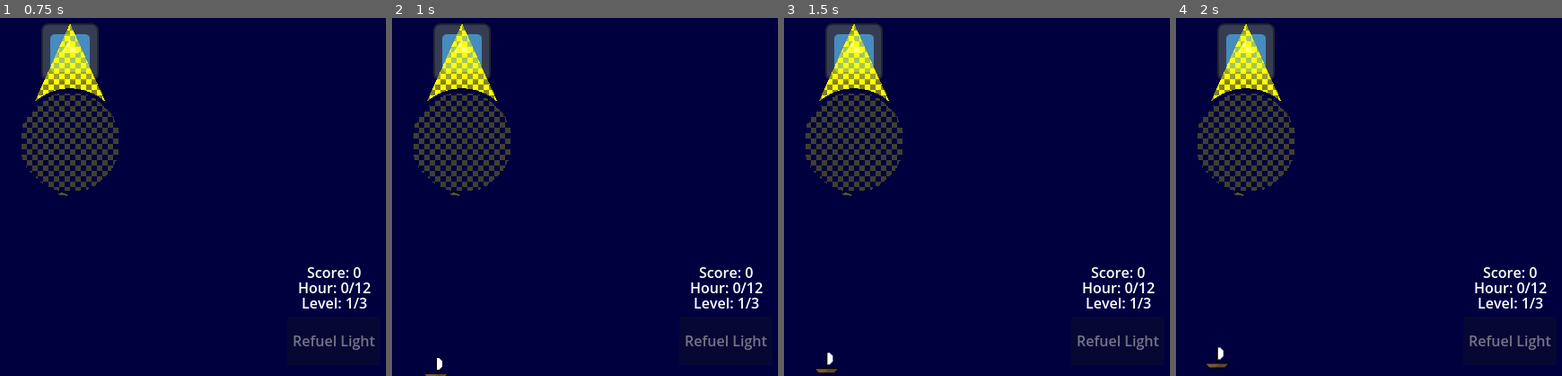
Above: before the commit, frames 1-4 (left to right).
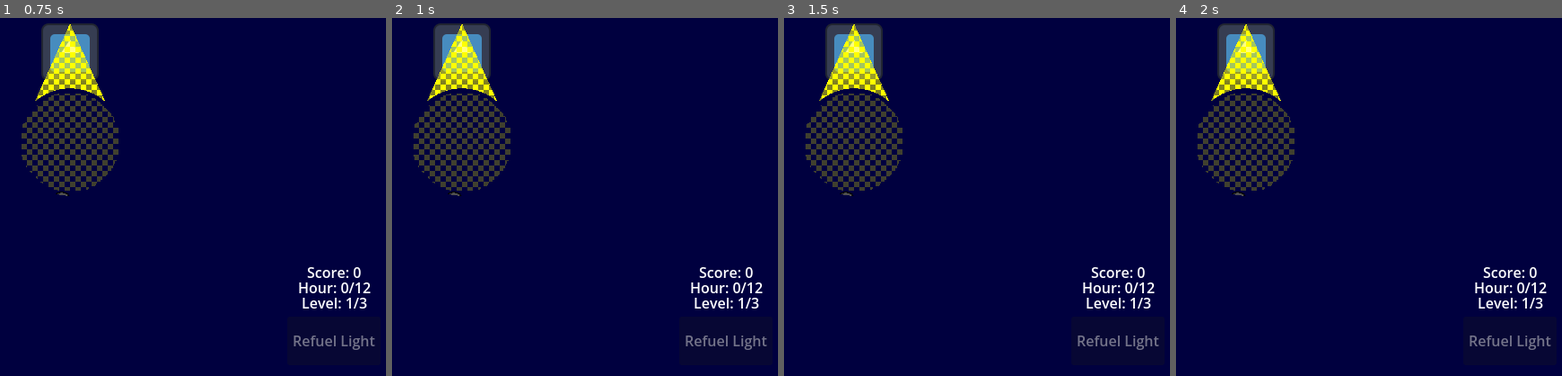
Above: after the commit, the same moments.

Repository: hammy275/lighthouse-operator
Game: Godot game, scene res://Scenes/game.tscn
Same seed, same stepped clock (60 frames per second), same inputs: the game is played once before the commit and once after it. The engine's default icon, where the game draws it, is replaced by a stand-in: a white triangle on a blue panel in a dark square.
Inputs:
- Up to frame 1 (0.75 s): click "Refuel Light" at 0.5 s
- Up to frame 2 (1 s): no input
- Up to frame 3 (1.5 s): hold Right (move_right) from 1.28 s (still down)
- Up to frame 4 (2 s): keep holding Right (move_right)

Frame 1 is identical in both runs. In frame 2, 0.1% of the frame differs, in the area x 8-15%, y 94-100%; in frame 3, 0.1%; in frame 4, 0.2%, in the area x 7-14%, y 91-98%.

Commit message:
Level Complete and Powerup Select

Diff:
--- a/Scenes/game.tscn
+++ b/Scenes/game.tscn
@@ -3,6 +3,7 @@
 [ext_resource type="PackedScene" uid="uid://c1loicnfuquuq" path="res://Scenes/lighthouse.tscn" id="1_ebmjs"]
 [ext_resource type="Script" uid="uid://b8byusgy5dq6h" path="res://Scripts/game.gd" id="1_qxrlw"]
 [ext_resource type="PackedScene" uid="uid://d0rbdkjm5pldx" path="res://Scenes/rock.tscn" id="3_wrm1d"]
+[ext_resource type="PackedScene" uid="uid://brp7qejx48b8k" path="res://Scenes/level_complete_powerup_select.tscn" id="4_3dryh"]
 
 [node name="Game" type="Node2D" unique_id=1516169995]
 script = ExtResource("1_qxrlw")
@@ -100,7 +101,12 @@
 wait_time = 30.0
 autostart = true
 
+[node name="LevelCompletePowerupSelect" parent="." unique_id=271330207 instance=ExtResource("4_3dryh")]
+process_mode = 2
+visible = false
+
 [connection signal="relight_done" from="Lighthouse" to="." method="_on_lighthouse_relight_done"]
 [connection signal="pressed" from="RefuelButton" to="." method="_on_refuel_button_pressed"]
 [connection signal="timeout" from="ShipSpawnTimer" to="." method="_on_ship_spawn_timer_timeout"]
 [connection signal="timeout" from="HourCounter" to="." method="_on_hour_counter_timeout"]
+[connection signal="start_next_level" from="LevelCompletePowerupSelect" to="." method="_on_level_complete_powerup_select_start_next_level"]
--- /dev/null
+++ b/Scenes/level_complete_powerup_select.tscn
@@ -0,0 +1,77 @@
+[gd_scene format=3 uid="uid://brp7qejx48b8k"]
+
+[ext_resource type="Script" uid="uid://dtdalku8ahtiv" path="res://Scripts/level_complete_powerup_select.gd" id="1_lktin"]
+
+[node name="LevelCompletePowerupSelect" type="Control" unique_id=271330207]
+layout_mode = 3
+anchors_preset = 15
+anchor_right = 1.0
+anchor_bottom = 1.0
+grow_horizontal = 2
+grow_vertical = 2
+script = ExtResource("1_lktin")
+
+[node name="Background" type="ColorRect" parent="." unique_id=1900804490]
+layout_mode = 0
+offset_right = 720.0
+offset_bottom = 720.0
+color = Color(0, 0, 0.24705882, 1)
+
+[node name="LeftButton" type="Button" parent="." unique_id=1972250050]
+layout_mode = 1
+offset_left = 69.0
+offset_top = 395.0
+offset_right = 228.0
+offset_bottom = 426.0
+text = "Better Oil"
+
+[node name="RightButton" type="Button" parent="." unique_id=345908074]
+layout_mode = 0
+offset_left = 499.0
+offset_top = 395.0
+offset_right = 668.0
+offset_bottom = 426.0
+text = "Lighter Lens"
+
+[node name="DescriptionText" type="Label" parent="." unique_id=303319655]
+layout_mode = 1
+offset_left = 54.0
+offset_top = 237.5
+offset_right = 666.0
+offset_bottom = 282.5
+theme_override_font_sizes/font_size = 32
+text = "With your earned funds, you can either:"
+
+[node name="LevelCompleteLabel" type="Label" parent="." unique_id=596999826]
+layout_mode = 1
+offset_left = 175.5
+offset_top = 176.5
+offset_right = 544.5
+offset_bottom = 243.5
+theme_override_font_sizes/font_size = 48
+text = "Level Complete!"
+
+[node name="LeftDescription" type="Label" parent="." unique_id=1028892157]
+layout_mode = 0
+offset_left = 26.0
+offset_top = 324.0
+offset_right = 276.0
+offset_bottom = 373.0
+text = "Use better oil to make your light
+burn longer and refuel faster."
+horizontal_alignment = 1
+vertical_alignment = 1
+
+[node name="RightDescription" type="Label" parent="." unique_id=775724033]
+layout_mode = 0
+offset_left = 446.0
+offset_top = 324.0
+offset_right = 709.0
+offset_bottom = 373.0
+text = "Install a lighter lens you can move
+faster."
+horizontal_alignment = 1
+vertical_alignment = 1
+
+[connection signal="pressed" from="LeftButton" to="." method="_on_left_button_pressed"]
+[connection signal="pressed" from="RightButton" to="." method="_on_right_button_pressed"]
--- a/Scripts/game.gd
+++ b/Scripts/game.gd
@@ -32,14 +32,17 @@
 
 ## Call whenever starting a new level.
 func reset_for_level() -> void:
+	$LevelCompletePowerupSelect.visible = false
 	$Lighthouse.reset_for_level()
 	self.reset_ship_spawn_timer()
+	while $Ships.get_child_count() > 0:
+		$Ships.remove_child($Ships.get_child(0))
 
 
 func reset_ship_spawn_timer() -> void:
 	if not self.did_first_ship_spawn:
 		# Give the player 30 seconds to get their bearings and find obstacles.
-		$ShipSpawnTimer.start(1.0)
+		$ShipSpawnTimer.start(30.0)
 		self.did_first_ship_spawn = true
 	else:
 		var random = randf() * 2.0 - 1.0
@@ -86,7 +89,9 @@
 	self.update_score_label()
 
 func _on_ship_did_crash() -> void:
-	Global.score = max(Global.score - 3, 0)
+	Global.score -= 3
+	if Global.score < 0:
+		Global.score = 0
 	self.update_score_label()
 
 func update_score_label() -> void:
@@ -158,4 +163,10 @@
 	Global.current_hour += 1
 	$HourLabel.text = "Hour: " + str(Global.current_hour) + "/12"
 	if Global.current_hour > 12:
-		print("TODO: Level complete!")
+		$LevelCompletePowerupSelect.show()
+		get_tree().paused = true
+
+
+func _on_level_complete_powerup_select_start_next_level() -> void:
+	get_tree().paused = false
+	self.reset_for_level()
--- a/Scripts/global.gd
+++ b/Scripts/global.gd
@@ -1,6 +1,6 @@
 extends Node
 
-enum Powerup {FASTER_MOVEMENT, BETTER_OIL, STUDY_WATERS, STUDY_SHIPS}
+enum Powerup {FASTER_MOVEMENT, BETTER_OIL, STUDY_SHIP_MOVEMENT, STUDY_SHIP_VIEW}
 enum Direction {NORTH, EAST, SOUTH, WEST}
 
 ## Current level number
--- /dev/null
+++ b/Scripts/level_complete_powerup_select.gd
@@ -0,0 +1,35 @@
+extends Control
+
+
+var left_powerup: Global.Powerup = Global.Powerup.BETTER_OIL
+var right_powerup: Global.Powerup = Global.Powerup.FASTER_MOVEMENT
+
+## Signal fired when a powerup has been selected to begin the next level.
+signal start_next_level()
+
+# Called when the node enters the scene tree for the first time.
+func _ready() -> void:
+	if Global.level_num == 2:
+		# Left powerup is whatever wasn't already taken in level 1
+		if Global.Powerup.BETTER_OIL in Global.powerups:
+			$LeftDescription.text = $RightDescription.text
+			$LeftButton.text = $RightButton.text
+			left_powerup = right_powerup
+		$RightDescription.text = "Study the ships to see if\nthey're reacting to an obstacle."
+		$RightButton.text = "Study Ships"
+		right_powerup = Global.Powerup.STUDY_SHIP_VIEW
+
+
+# Called every frame. 'delta' is the elapsed time since the previous frame.
+func _process(delta: float) -> void:
+	pass
+
+
+func _on_left_button_pressed() -> void:
+	Global.powerups.set(left_powerup, true)
+	self.start_next_level.emit()
+
+
+func _on_right_button_pressed() -> void:
+	Global.powerups.set(right_powerup, true)
+	self.start_next_level.emit()
Not shown, added: Scripts/level_complete_powerup_select.gd.uid
